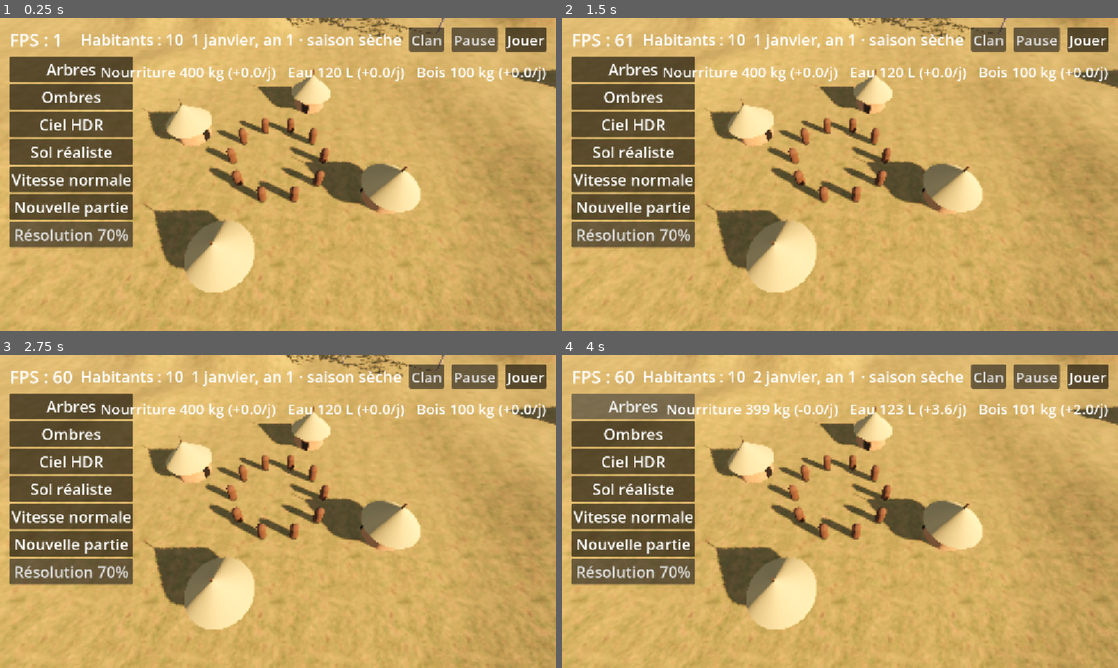
Above: before the commit, frames 1-4 (two rows, left to right).
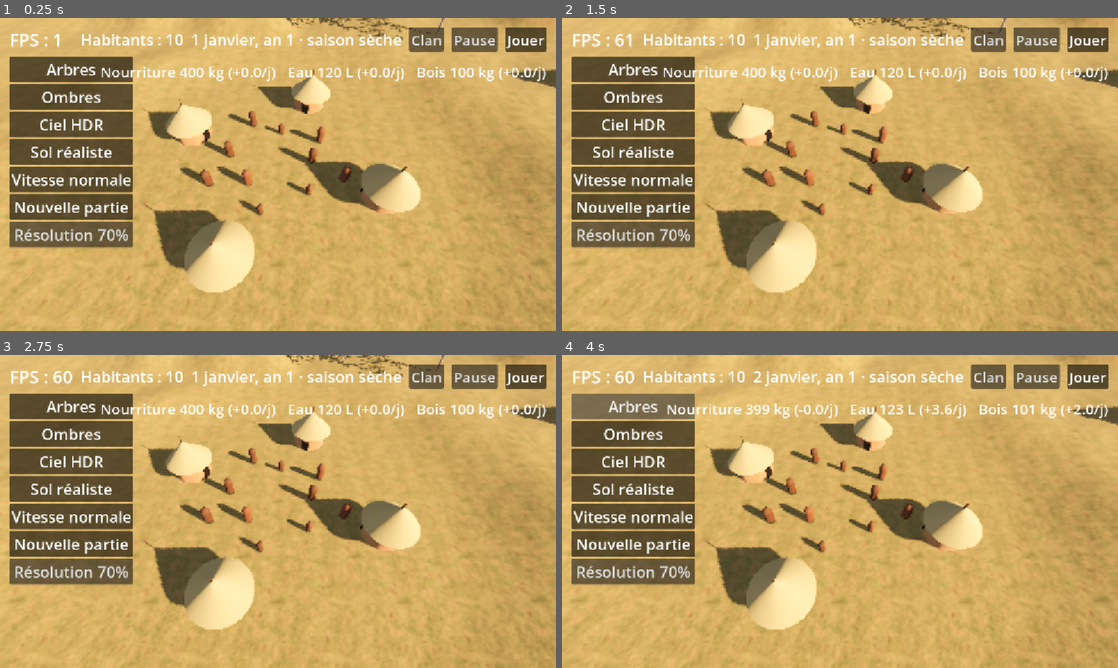
Above: after the commit, the same moments.

Repository: barroapk/faso-kanou
Game: Godot game, scene res://scenes/main.tscn
The game is run twice, just before and just after one commit, with the same random seed, the same clock (stepped at 60 frames per second) and the same inputs. A sky picture missing from this copy of the repository is replaced by a grey-blue gradient.
Inputs:
- Up to frame 1 (0.25 s): no input
- Up to frame 2 (1.5 s): click "Nouvelle partie" at 0.5 s; click "Nouvelle partie" at 1.25 s
- Up to frame 3 (2.75 s): click "Jouer" at 2 s
- Up to frame 4 (4 s): click "Jouer" at 2.75 s; click "Arbres" at 3.5 s

The runs differ from the first frame. In frame 1, 2.7% of the frame differs, in the area x 32-64%, y 29-64%; in frame 2, 2.7%; in frame 3, 2.7%; in frame 4, 2.7%.

Commit message:
v0.2 : les habitants visibles suivent le moteur

Diff:
--- a/scripts/main.gd
+++ b/scripts/main.gd
@@ -21,7 +21,7 @@
     materiau_sol = terrain.material_override
     materiau_simple.albedo_color = Color(0.55, 0.5, 0.3)
     _creer_camera()
-    _creer_habitants(10)
+    var habitants_visibles = preload("res://scripts/monde/habitants_visibles.gd").new(); habitants_visibles.terrain = terrain; add_child(habitants_visibles)
     _creer_cases(4)
     _creer_vegetation()
     _creer_interface()
--- /dev/null
+++ b/scripts/monde/habitants_visibles.gd
@@ -0,0 +1,53 @@
+extends Node3D
+
+const MAX_VISIBLES := 100
+
+var terrain
+var corps := {}
+
+func _ready() -> void:
+    Civilisation.population.naissance.connect(_sur_changement)
+    Civilisation.population.deces.connect(_sur_changement)
+    _synchroniser()
+
+func _sur_changement(_h) -> void:
+    _synchroniser()
+
+func _synchroniser() -> void:
+    var pop = Civilisation.population
+    var jour: int = Civilisation.temps.jour_total
+    var presents := {}
+    var i := 0
+    for h in pop.habitants:
+        if i >= MAX_VISIBLES:
+            break
+        var id: int = h["id"]
+        presents[id] = true
+        if not corps.has(id):
+            corps[id] = _creer_corps(h, pop.age(h, jour) < 14)
+        _placer(corps[id], i)
+        i += 1
+    for id in corps.keys():
+        if not presents.has(id):
+            corps[id].queue_free()
+            corps.erase(id)
+
+func _creer_corps(h: Dictionary, enfant: bool) -> MeshInstance3D:
+    var m := MeshInstance3D.new()
+    var forme := CapsuleMesh.new()
+    forme.radius = 0.25 if enfant else 0.35
+    forme.height = 1.1 if enfant else 1.7
+    m.mesh = forme
+    var mat := StandardMaterial3D.new()
+    mat.albedo_color = Color(0.42, 0.25, 0.15) if h["sexe"] == "F" else Color(0.36, 0.22, 0.13)
+    m.material_override = mat
+    add_child(m)
+    return m
+
+func _placer(m: MeshInstance3D, i: int) -> void:
+    var r := 3.0 + 0.35 * i
+    var angle := i * 2.4
+    var x := cos(angle) * r
+    var z := sin(angle) * r
+    var forme: CapsuleMesh = m.mesh
+    m.position = Vector3(x, terrain.hauteur(x, z) + forme.height / 2.0, z)
